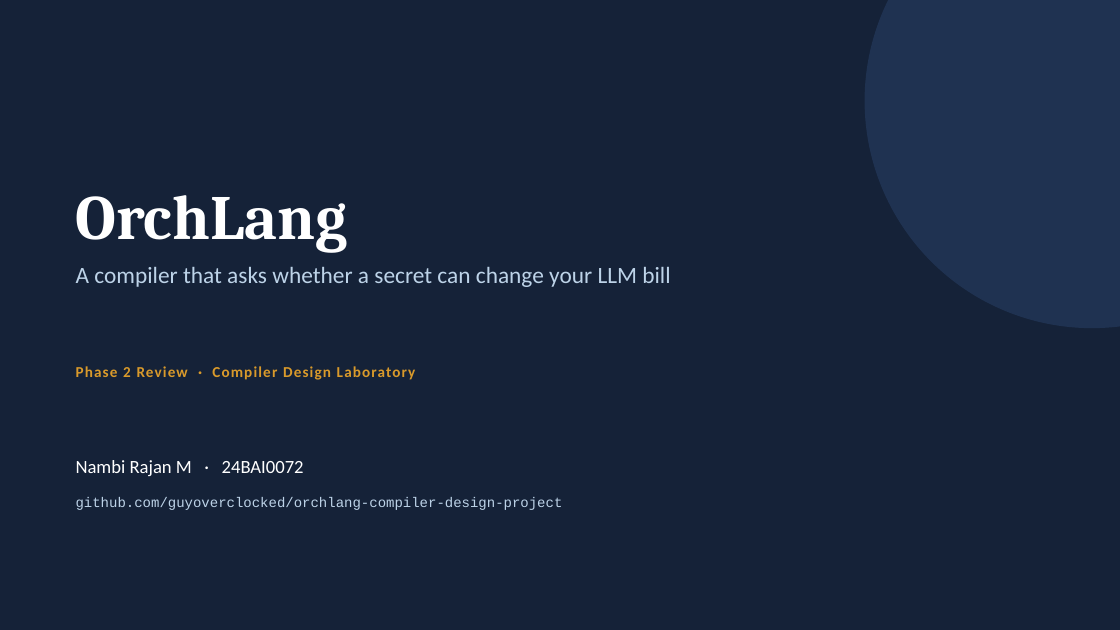
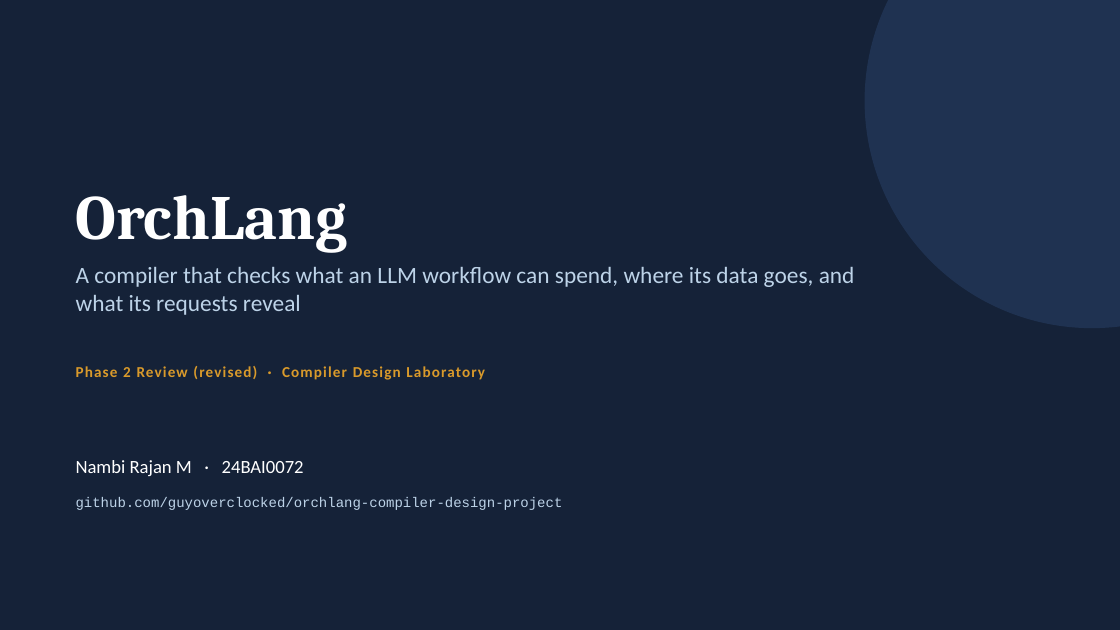
Before and after one commit to guyoverclocked/orchlang-compiler-design-project, a slide deck: slide 1 of submission/phase2/OrchLang_Phase2_Presentation_Nambi_Rajan_M.pptx. Drawn at 1120x630 pixels with LibreOffice and Linux fonts; fonts in the diff are those of the drawing. Boxes give left, top, right and bottom in pixels: in the first picture for what was removed or moved away, otherwise in the second. Text is boxed around its words. In the diff, an @@ line names an element or a change of style, - is before the commit and + after.

```diff
--- a/submission/phase2/OrchLang_Phase2_Presentation_Nambi_Rajan_M.pptx
+++ b/submission/phase2/OrchLang_Phase2_Presentation_Nambi_Rajan_M.pptx
@@ text at [76,267,855,315]: text changed @@
-A compiler that asks whether a secret can change your LLM bill
+A compiler that checks what an LLM workflow can spend, where its data goes, and what its requests reveal
@@ text at [76,366,485,380]: text changed @@
-Phase 2 Review · Compiler Design Laboratory
+Phase 2 Review (revised) · Compiler Design Laboratory
```
Also in this commit, not shown: 9 other slides changed, 10 slides added, 8 slides removed, 28 other files.
